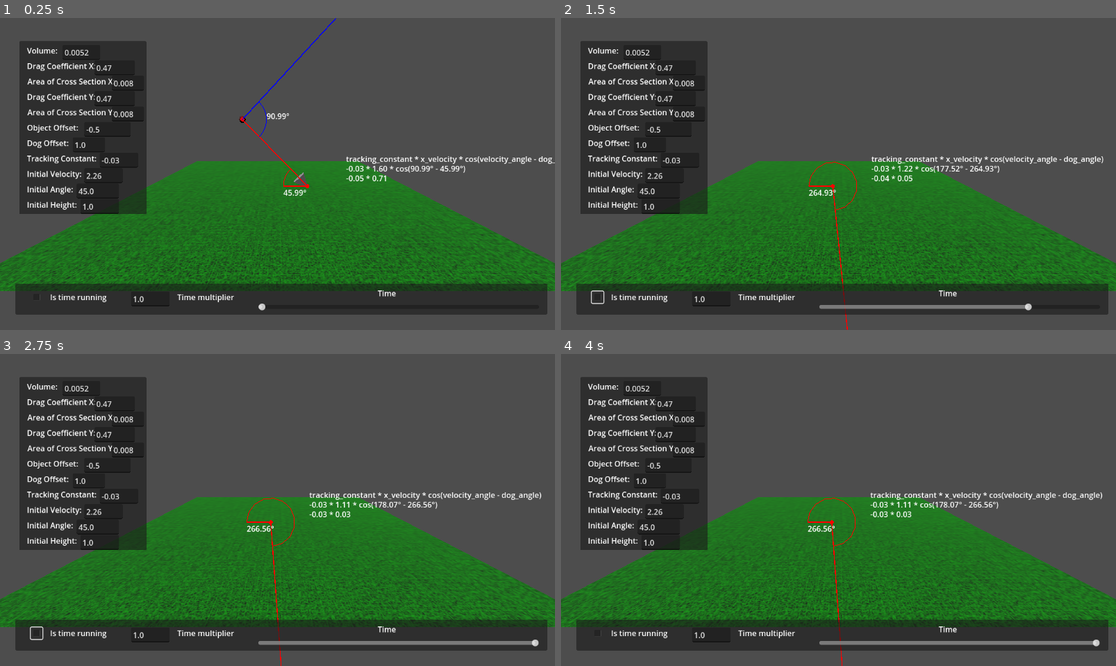
Above: before the commit, frames 1-4 (two rows, left to right).
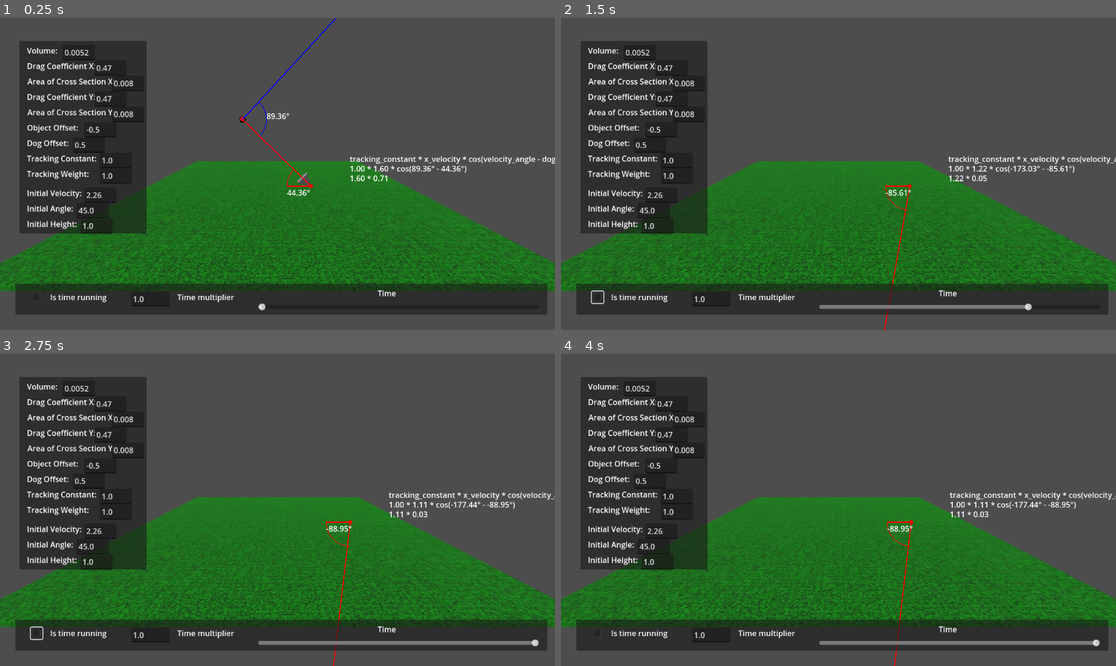
Above: after the commit, the same moments.

Repository: millioja01/fritz
Game: Godot game, scene res://main.tscn
Two runs of this game, one before a commit and one after it. Both use one fixed random seed, a clock stepped at 60 frames per second and the inputs below.
Inputs (mouse positions are in pixels of both pictures, inside the frame that each line leads up to):
- Up to frame 1 (0.25 s): no input
- Up to frame 2 (1.5 s): click (599, 298) at 0.5 s; click (599, 298) at 1.25 s
- Up to frame 3 (2.75 s): click (38, 634) at 2 s
- Up to frame 4 (4 s): tap Enter at 2.75 s; hold H (hide) 2.78-3.53 s; tap Space at 3.5 s; tap H (hide) at 3.6 s

The runs differ from the first frame. In frame 1, 3.2% of the frame differs, in the area x 3-100%, y 13-70%; in frame 2, 3.5%; in frame 3, 3.5%, in the area x 3-100%, y 13-100%; in frame 4, 3.5%.

Commit message:
add tracking weighting

Diff:
--- a/main.gd
+++ b/main.gd
@@ -15,7 +15,8 @@
 var drag_coefficient := 0.47 # Cd
 var area_of_cross_section := 0.008 # Ac
 var simulation_time := 0.0 # t
-var tracking_constant := -0.03
+var tracking_constant := 1.0
+var tracking_weighting := 1.0
 
 
 func _input(event: InputEvent) -> void:
@@ -42,9 +43,12 @@
 	update_dog_angle(simulation_time, $Dog.position.x)
 	$Dog.position.x = get_sum_of_dog_change(delta, simulation_time) + dog_x_offset
 
+	print(rad_to_deg(get_tracking_angle(simulation_time, $Dog.position.x)))
+#	print(get_x_velocity(simulation_time))
+
 
 func set_object_position(x_position: float, y_position: float) -> void:
-	$Object.position.x = x_position + object_x_offset
+	$Object.position.x = x_position
 	$Object.position.y = y_position
 
 
@@ -58,7 +62,7 @@
 	var n := initial_velocity * cos(initial_angle)
 	var c2 := -n / k
 
-	return (n / k) * pow(e, k * time) + c2
+	return (n / k) * pow(e, k * time) + c2 + object_x_offset
 
 
 func get_x_velocity(time: float) -> float:
@@ -85,9 +89,9 @@
 
 
 func get_dog_angle(time: float, dog_x_position: float) -> float:
-	var positive_angle := atan(get_y_position(time) / abs(dog_x_position - (get_x_position(time) + object_x_offset)))
-
-	if dog_x_position - (get_x_position(time) + object_x_offset) < 0.0:
+	var positive_angle := atan(get_y_position(time) / abs(dog_x_position - (get_x_position(time))))
+
+	if dog_x_position - (get_x_position(time)) < 0.0:
 		return TAU / 2 - positive_angle
 
 	return positive_angle
@@ -97,12 +101,25 @@
 	return atan(get_y_velocity(time) / get_x_velocity(time)) + get_dog_angle(time, dog_x_position)
 
 
+func get_tracking_angle(time: float, dog_x_position: float) -> float:
+	var velocity_point := Vector2(get_x_position(time), get_y_position(time))
+	velocity_point += tracking_constant * Vector2(get_x_velocity(time), get_y_velocity(time))
+	var angle := atan(velocity_point.y / (velocity_point.x - dog_x_position))
+
+	if angle < 0.0:
+		angle += TAU / 2
+	if velocity_point.y < 0.0:
+		angle += TAU / 2
+
+	return angle
+
+
 func update_dog_angle(time: float, dog_x_position: float) -> void:
 	$Dog.rotation.z = get_dog_angle(time, dog_x_position)
 
 
 func get_change_in_dog_position(time: float, dog_x_position: float) -> float:
-	return tracking_constant * get_x_velocity(time) * cos(get_velocity_angle(time, dog_x_position) - get_dog_angle(time, dog_x_position))
+	return 0.1 * cos(get_tracking_angle(time, dog_x_position))
 
 
 func get_sum_of_dog_change(delta: float, time: float) -> float:
@@ -111,7 +128,6 @@
 	while current_time <= time:
 		sum_of_change += get_change_in_dog_position(current_time, sum_of_change + dog_x_offset)
 		current_time += delta
-
 	return sum_of_change
 
 
@@ -171,6 +187,13 @@
 	tracking_constant = new_text.to_float()
 
 
+func _on_weight_edit_text_changed(new_text: String) -> void:
+	if new_text.to_float() == 0.0:
+		return
+
+	tracking_weighting = new_text.to_float()
+
+
 func _on_velocity_edit_text_changed(new_text: String) -> void:
 	if new_text.to_float() == 0.0:
 		return
--- a/main.tscn
+++ b/main.tscn
@@ -62,7 +62,7 @@
 dog_path = NodePath("../../Dog")
 object_path = NodePath("../../Object")
 velocity_path = NodePath("../../Object/VelocityArrow")
-tracking_path = NodePath("VariablePanel/TrackingEdit")
+tracking_path = NodePath("TrackingEdit")
 
 [node name="TimePanel" type="Panel" parent="CanvasLayer/Control"]
 layout_mode = 0
@@ -139,229 +139,255 @@
 anchor_left = 0.0347222
 anchor_top = 0.0740741
 anchor_right = 0.263889
-anchor_bottom = 0.62963
-metadata/_edit_use_anchors_ = true
-
-[node name="Volume" type="Label" parent="CanvasLayer/Control/VariablePanel"]
-layout_mode = 1
-anchors_preset = -1
-anchor_left = 0.0606211
-anchor_top = 0.0222223
-anchor_right = 0.529371
-anchor_bottom = 0.185803
+anchor_bottom = 0.691358
+metadata/_edit_use_anchors_ = true
+
+[node name="Volume" type="Label" parent="CanvasLayer/Control"]
+layout_mode = 1
+anchors_preset = -1
+anchor_left = 0.0486145
+anchor_top = 0.0864198
+anchor_right = 0.159726
+anchor_bottom = 0.135803
 text = "Volume:"
 metadata/_edit_use_anchors_ = true
 
-[node name="VolumeEdit" type="LineEdit" parent="CanvasLayer/Control/VariablePanel"]
-layout_mode = 1
-anchors_preset = -1
-anchor_left = 0.340909
-anchor_top = 0.0222222
-anchor_right = 0.636364
-anchor_bottom = 0.108333
+[node name="VolumeEdit" type="LineEdit" parent="CanvasLayer/Control"]
+layout_mode = 1
+anchors_preset = -1
+anchor_left = 0.112847
+anchor_top = 0.0864198
+anchor_right = 0.171061
+anchor_bottom = 0.135802
 text = "0.0052"
 metadata/_edit_use_anchors_ = true
 
-[node name="DragCoefficientX" type="Label" parent="CanvasLayer/Control/VariablePanel"]
-layout_mode = 1
-anchors_preset = -1
-anchor_left = 0.060606
-anchor_top = 0.111111
-anchor_right = 0.591871
-anchor_bottom = 0.274607
+[node name="DragCoefficientX" type="Label" parent="CanvasLayer/Control"]
+layout_mode = 1
+anchors_preset = -1
+anchor_left = 0.0486111
+anchor_top = 0.135802
+anchor_right = 0.172743
+anchor_bottom = 0.185185
 text = "Drag Coefficient X:"
 metadata/_edit_use_anchors_ = true
 
-[node name="DragEditX" type="LineEdit" parent="CanvasLayer/Control/VariablePanel"]
-layout_mode = 1
-anchors_preset = -1
-anchor_left = 0.590909
-anchor_top = 0.111111
-anchor_right = 0.909091
-anchor_bottom = 0.197222
+[node name="DragEditX" type="LineEdit" parent="CanvasLayer/Control"]
+layout_mode = 1
+anchors_preset = -1
+anchor_left = 0.170139
+anchor_top = 0.135802
+anchor_right = 0.228353
+anchor_bottom = 0.185185
 text = "0.47"
 metadata/_edit_use_anchors_ = true
 
-[node name="AreaCrossSectionX" type="Label" parent="CanvasLayer/Control/VariablePanel"]
-layout_mode = 1
-anchors_preset = -1
-anchor_left = 0.0625152
-anchor_top = 0.2
-anchor_right = 0.725394
-anchor_bottom = 0.36358
+[node name="AreaCrossSectionX" type="Label" parent="CanvasLayer/Control"]
+layout_mode = 1
+anchors_preset = -1
+anchor_left = 0.0490486
+anchor_top = 0.185185
+anchor_right = 0.207035
+anchor_bottom = 0.234568
 text = "Area of Cross Section X:"
 metadata/_edit_use_anchors_ = true
 
-[node name="CrossSectionAreaX" type="LineEdit" parent="CanvasLayer/Control/VariablePanel"]
-layout_mode = 1
-anchors_preset = -1
-anchor_left = 0.727273
-anchor_top = 0.2
-anchor_right = 0.981297
-anchor_bottom = 0.286111
+[node name="CrossSectionAreaX" type="LineEdit" parent="CanvasLayer/Control"]
+layout_mode = 1
+anchors_preset = -1
+anchor_left = 0.201389
+anchor_top = 0.185185
+anchor_right = 0.259603
+anchor_bottom = 0.234568
 text = "0.008"
 metadata/_edit_use_anchors_ = true
 
-[node name="DragCoefficientY" type="Label" parent="CanvasLayer/Control/VariablePanel"]
-layout_mode = 1
-anchors_preset = -1
-anchor_left = 0.0606061
-anchor_top = 0.288889
-anchor_right = 0.591871
-anchor_bottom = 0.452385
+[node name="DragCoefficientY" type="Label" parent="CanvasLayer/Control"]
+layout_mode = 1
+anchors_preset = -1
+anchor_left = 0.0486111
+anchor_top = 0.234568
+anchor_right = 0.172743
+anchor_bottom = 0.283951
 text = "Drag Coefficient Y:"
 metadata/_edit_use_anchors_ = true
 
-[node name="DragEditY" type="LineEdit" parent="CanvasLayer/Control/VariablePanel"]
-layout_mode = 1
-anchors_preset = -1
-anchor_left = 0.590909
-anchor_top = 0.288889
-anchor_right = 0.909091
-anchor_bottom = 0.375
+[node name="DragEditY" type="LineEdit" parent="CanvasLayer/Control"]
+layout_mode = 1
+anchors_preset = -1
+anchor_left = 0.170139
+anchor_top = 0.234568
+anchor_right = 0.228353
+anchor_bottom = 0.283951
 text = "0.47"
 metadata/_edit_use_anchors_ = true
 
-[node name="AreaCrossSectionY" type="Label" parent="CanvasLayer/Control/VariablePanel"]
-layout_mode = 1
-anchors_preset = -1
-anchor_left = 0.0625152
-anchor_top = 0.377778
-anchor_right = 0.725394
-anchor_bottom = 0.541358
+[node name="AreaCrossSectionY" type="Label" parent="CanvasLayer/Control"]
+layout_mode = 1
+anchors_preset = -1
+anchor_left = 0.0490486
+anchor_top = 0.283951
+anchor_right = 0.207035
+anchor_bottom = 0.333334
 text = "Area of Cross Section Y:"
 metadata/_edit_use_anchors_ = true
 
-[node name="CrossSectionAreaY" type="LineEdit" parent="CanvasLayer/Control/VariablePanel"]
-layout_mode = 1
-anchors_preset = -1
-anchor_left = 0.727273
-anchor_top = 0.377778
-anchor_right = 0.981297
-anchor_bottom = 0.463889
+[node name="CrossSectionAreaY" type="LineEdit" parent="CanvasLayer/Control"]
+layout_mode = 1
+anchors_preset = -1
+anchor_left = 0.201389
+anchor_top = 0.283951
+anchor_right = 0.259603
+anchor_bottom = 0.333334
 text = "0.008"
 metadata/_edit_use_anchors_ = true
 
-[node name="ObjectOffset" type="Label" parent="CanvasLayer/Control/VariablePanel"]
-layout_mode = 1
-anchors_preset = -1
-anchor_left = 0.0606061
-anchor_top = 0.466667
-anchor_right = 0.511364
-anchor_bottom = 0.630247
+[node name="ObjectOffset" type="Label" parent="CanvasLayer/Control"]
+layout_mode = 1
+anchors_preset = -1
+anchor_left = 0.0486111
+anchor_top = 0.333334
+anchor_right = 0.159722
+anchor_bottom = 0.382716
 text = "Object Offset:"
 metadata/_edit_use_anchors_ = true
 
-[node name="ObjectEdit" type="LineEdit" parent="CanvasLayer/Control/VariablePanel"]
-layout_mode = 1
-anchors_preset = -1
-anchor_left = 0.513242
-anchor_top = 0.466667
-anchor_right = 0.876879
-anchor_bottom = 0.552778
+[node name="ObjectEdit" type="LineEdit" parent="CanvasLayer/Control"]
+layout_mode = 1
+anchors_preset = -1
+anchor_left = 0.15234
+anchor_top = 0.333334
+anchor_right = 0.210554
+anchor_bottom = 0.382716
 text = "-0.5"
 metadata/_edit_use_anchors_ = true
 
-[node name="DogOffset" type="Label" parent="CanvasLayer/Control/VariablePanel"]
-layout_mode = 1
-anchors_preset = -1
-anchor_left = 0.0606061
-anchor_top = 0.555556
-anchor_right = 0.450758
-anchor_bottom = 0.719136
+[node name="DogOffset" type="Label" parent="CanvasLayer/Control"]
+layout_mode = 1
+anchors_preset = -1
+anchor_left = 0.0486111
+anchor_top = 0.382717
+anchor_right = 0.159722
+anchor_bottom = 0.432099
+offset_top = 1.52588e-05
 text = "Dog Offset:"
 metadata/_edit_use_anchors_ = true
 
-[node name="DogEdit" type="LineEdit" parent="CanvasLayer/Control/VariablePanel"]
-layout_mode = 1
-anchors_preset = -1
-anchor_left = 0.422333
-anchor_top = 0.555556
-anchor_right = 0.676358
-anchor_bottom = 0.641667
+[node name="DogEdit" type="LineEdit" parent="CanvasLayer/Control"]
+layout_mode = 1
+anchors_preset = -1
+anchor_left = 0.131507
+anchor_top = 0.382717
+anchor_right = 0.189721
+anchor_bottom = 0.432099
+offset_top = 1.52588e-05
+text = "0.5"
+metadata/_edit_use_anchors_ = true
+
+[node name="TrackingConstant" type="Label" parent="CanvasLayer/Control"]
+layout_mode = 1
+anchors_preset = -1
+anchor_left = 0.0490416
+anchor_top = 0.432099
+anchor_right = 0.178382
+anchor_bottom = 0.481482
+text = "Tracking Constant: "
+metadata/_edit_use_anchors_ = true
+
+[node name="TrackingEdit" type="LineEdit" parent="CanvasLayer/Control"]
+layout_mode = 1
+anchors_preset = -1
+anchor_left = 0.180118
+anchor_top = 0.432099
+anchor_right = 0.238332
+anchor_bottom = 0.481481
 text = "1.0"
 metadata/_edit_use_anchors_ = true
 
-[node name="TrackingConstant" type="Label" parent="CanvasLayer/Control/VariablePanel"]
-layout_mode = 1
-anchors_preset = -1
-anchor_left = 0.0624848
-anchor_top = 0.644445
-anchor_right = 0.626879
-anchor_bottom = 0.808025
-text = "Tracking Constant: "
-metadata/_edit_use_anchors_ = true
-
-[node name="TrackingEdit" type="LineEdit" parent="CanvasLayer/Control/VariablePanel"]
-layout_mode = 1
-anchors_preset = -1
-anchor_left = 0.634455
-anchor_top = 0.644444
-anchor_right = 0.937485
-anchor_bottom = 0.730556
-offset_bottom = -1.52588e-05
-text = "-0.03"
-metadata/_edit_use_anchors_ = true
-
-[node name="InitialVelocity" type="Label" parent="CanvasLayer/Control/VariablePanel"]
-layout_mode = 1
-anchors_preset = -1
-anchor_left = 0.0624848
-anchor_top = 0.733334
-anchor_right = 0.634455
-anchor_bottom = 0.896915
-offset_top = -1.52588e-05
+[node name="TrackingWeight" type="Label" parent="CanvasLayer/Control"]
+layout_mode = 1
+anchors_preset = -1
+anchor_left = 0.0486111
+anchor_top = 0.481482
+anchor_right = 0.164062
+anchor_bottom = 0.530865
+text = "Tracking Weight: "
+metadata/_edit_use_anchors_ = true
+
+[node name="WeightEdit" type="LineEdit" parent="CanvasLayer/Control"]
+layout_mode = 1
+anchors_preset = -1
+anchor_left = 0.179688
+anchor_top = 0.481481
+anchor_right = 0.237902
+anchor_bottom = 0.530864
+text = "1.0"
+metadata/_edit_use_anchors_ = true
+
+[node name="InitialVelocity" type="Label" parent="CanvasLayer/Control"]
+layout_mode = 1
+anchors_preset = -1
+anchor_left = 0.0486111
+anchor_top = 0.54321
+anchor_right = 0.159722
+anchor_bottom = 0.592593
+offset_bottom = 3.05176e-05
 text = "Initial Velocity:
 "
 metadata/_edit_use_anchors_ = true
 
-[node name="VelocityEdit" type="LineEdit" parent="CanvasLayer/Control/VariablePanel"]
-layout_mode = 1
-anchors_preset = -1
-anchor_left = 0.513242
-anchor_top = 0.733333
-anchor_right = 0.816273
-anchor_bottom = 0.819444
+[node name="VelocityEdit" type="LineEdit" parent="CanvasLayer/Control"]
+layout_mode = 1
+anchors_preset = -1
+anchor_left = 0.15191
+anchor_top = 0.54321
+anchor_right = 0.210124
+anchor_bottom = 0.592593
+offset_top = 3.05176e-05
 text = "2.26"
 metadata/_edit_use_anchors_ = true
 
-[node name="InitialAngle" type="Label" parent="CanvasLayer/Control/VariablePanel"]
-layout_mode = 1
-anchors_preset = -1
-anchor_left = 0.0624848
-anchor_top = 0.822223
-anchor_right = 0.543546
-anchor_bottom = 0.985803
+[node name="InitialAngle" type="Label" parent="CanvasLayer/Control"]
+layout_mode = 1
+anchors_preset = -1
+anchor_left = 0.0486111
+anchor_top = 0.592593
+anchor_right = 0.159722
+anchor_bottom = 0.641976
+offset_bottom = 3.05176e-05
 text = "Initial Angle:"
 metadata/_edit_use_anchors_ = true
 
-[node name="AngleEdit" type="LineEdit" parent="CanvasLayer/Control/VariablePanel"]
-layout_mode = 1
-anchors_preset = -1
-anchor_left = 0.452636
-anchor_top = 0.822222
-anchor_right = 0.78597
-anchor_bottom = 0.908333
+[node name="AngleEdit" type="LineEdit" parent="CanvasLayer/Control"]
+layout_mode = 1
+anchors_preset = -1
+anchor_left = 0.138021
+anchor_top = 0.592593
+anchor_right = 0.196235
+anchor_bottom = 0.641975
+offset_top = -3.05176e-05
 text = "45.0"
 metadata/_edit_use_anchors_ = true
 
-[node name="InitialHeight" type="Label" parent="CanvasLayer/Control/VariablePanel"]
-layout_mode = 1
-anchors_preset = -1
-anchor_left = 0.0624848
-anchor_top = 0.911112
-anchor_right = 0.634455
-anchor_bottom = 1.07469
+[node name="InitialHeight" type="Label" parent="CanvasLayer/Control"]
+layout_mode = 1
+anchors_preset = -1
+anchor_left = 0.0486111
+anchor_top = 0.641976
+anchor_right = 0.159722
+anchor_bottom = 0.691359
+offset_bottom = -3.05176e-05
 text = "Initial Height:"
 metadata/_edit_use_anchors_ = true
 
-[node name="HeightEdit" type="LineEdit" parent="CanvasLayer/Control/VariablePanel"]
-layout_mode = 1
-anchors_preset = -1
-anchor_left = 0.482939
-anchor_top = 0.911111
-anchor_right = 0.78597
-anchor_bottom = 0.997222
+[node name="HeightEdit" type="LineEdit" parent="CanvasLayer/Control"]
+layout_mode = 1
+anchors_preset = -1
+anchor_left = 0.144965
+anchor_top = 0.641976
+anchor_right = 0.203179
+anchor_bottom = 0.691358
+offset_top = -3.05176e-05
 text = "1.0"
 metadata/_edit_use_anchors_ = true
 
@@ -397,14 +423,15 @@
 transform = Transform3D(-1.31134e-07, -1, -8.74228e-08, -1, 1.31134e-07, 0, 1.14641e-14, 8.74228e-08, -1, 0.1, 0, 1.74846e-08)
 mesh = SubResource("PrismMesh_8run4")
 
-[connection signal="text_changed" from="CanvasLayer/Control/VariablePanel/VolumeEdit" to="." method="_on_volume_edit_text_changed"]
-[connection signal="text_changed" from="CanvasLayer/Control/VariablePanel/DragEditX" to="." method="_on_drag_edit_x_text_changed"]
-[connection signal="text_changed" from="CanvasLayer/Control/VariablePanel/CrossSectionAreaX" to="." method="_on_cross_section_area_x_text_changed"]
-[connection signal="text_changed" from="CanvasLayer/Control/VariablePanel/DragEditY" to="." method="_on_drag_edit_y_text_changed"]
-[connection signal="text_changed" from="CanvasLayer/Control/VariablePanel/CrossSectionAreaY" to="." method="_on_cross_section_area_y_text_changed"]
-[connection signal="text_changed" from="CanvasLayer/Control/VariablePanel/ObjectEdit" to="." method="_on_object_edit_text_changed"]
-[connection signal="text_changed" from="CanvasLayer/Control/VariablePanel/DogEdit" to="." method="_on_dog_edit_text_changed"]
-[connection signal="text_changed" from="CanvasLayer/Control/VariablePanel/TrackingEdit" to="." method="_on_tracking_edit_text_changed"]
-[connection signal="text_changed" from="CanvasLayer/Control/VariablePanel/VelocityEdit" to="." method="_on_velocity_edit_text_changed"]
-[connection signal="text_changed" from="CanvasLayer/Control/VariablePanel/AngleEdit" to="." method="_on_angle_edit_text_changed"]
-[connection signal="text_changed" from="CanvasLayer/Control/VariablePanel/HeightEdit" to="." method="_on_height_edit_text_changed"]
+[connection signal="text_changed" from="CanvasLayer/Control/VolumeEdit" to="." method="_on_volume_edit_text_changed"]
+[connection signal="text_changed" from="CanvasLayer/Control/DragEditX" to="." method="_on_drag_edit_x_text_changed"]
+[connection signal="text_changed" from="CanvasLayer/Control/CrossSectionAreaX" to="." method="_on_cross_section_area_x_text_changed"]
+[connection signal="text_changed" from="CanvasLayer/Control/DragEditY" to="." method="_on_drag_edit_y_text_changed"]
+[connection signal="text_changed" from="CanvasLayer/Control/CrossSectionAreaY" to="." method="_on_cross_section_area_y_text_changed"]
+[connection signal="text_changed" from="CanvasLayer/Control/ObjectEdit" to="." method="_on_object_edit_text_changed"]
+[connection signal="text_changed" from="CanvasLayer/Control/DogEdit" to="." method="_on_dog_edit_text_changed"]
+[connection signal="text_changed" from="CanvasLayer/Control/TrackingEdit" to="." method="_on_tracking_edit_text_changed"]
+[connection signal="text_changed" from="CanvasLayer/Control/WeightEdit" to="." method="_on_weight_edit_text_changed"]
+[connection signal="text_changed" from="CanvasLayer/Control/VelocityEdit" to="." method="_on_velocity_edit_text_changed"]
+[connection signal="text_changed" from="CanvasLayer/Control/AngleEdit" to="." method="_on_angle_edit_text_changed"]
+[connection signal="text_changed" from="CanvasLayer/Control/HeightEdit" to="." method="_on_height_edit_text_changed"]
